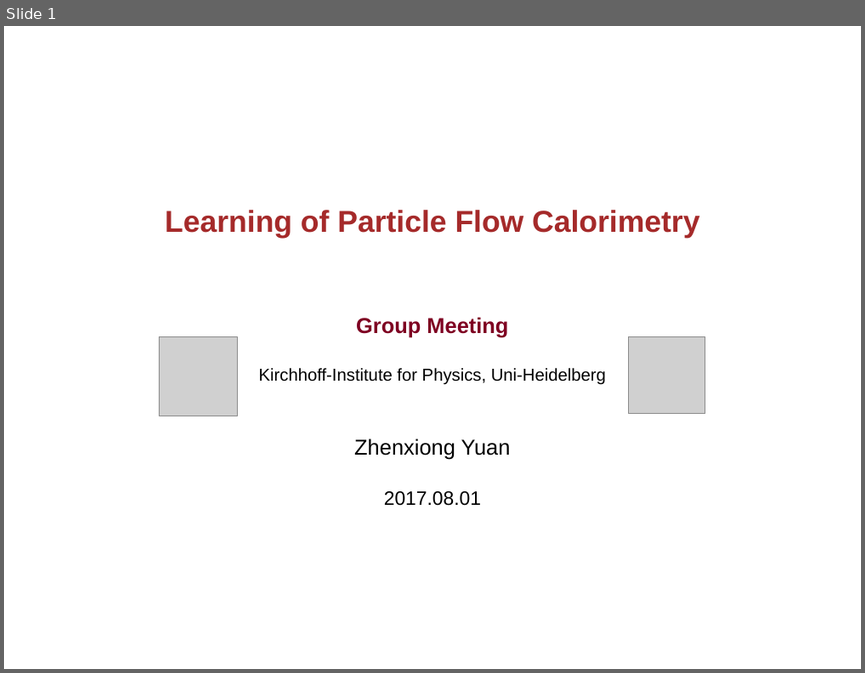
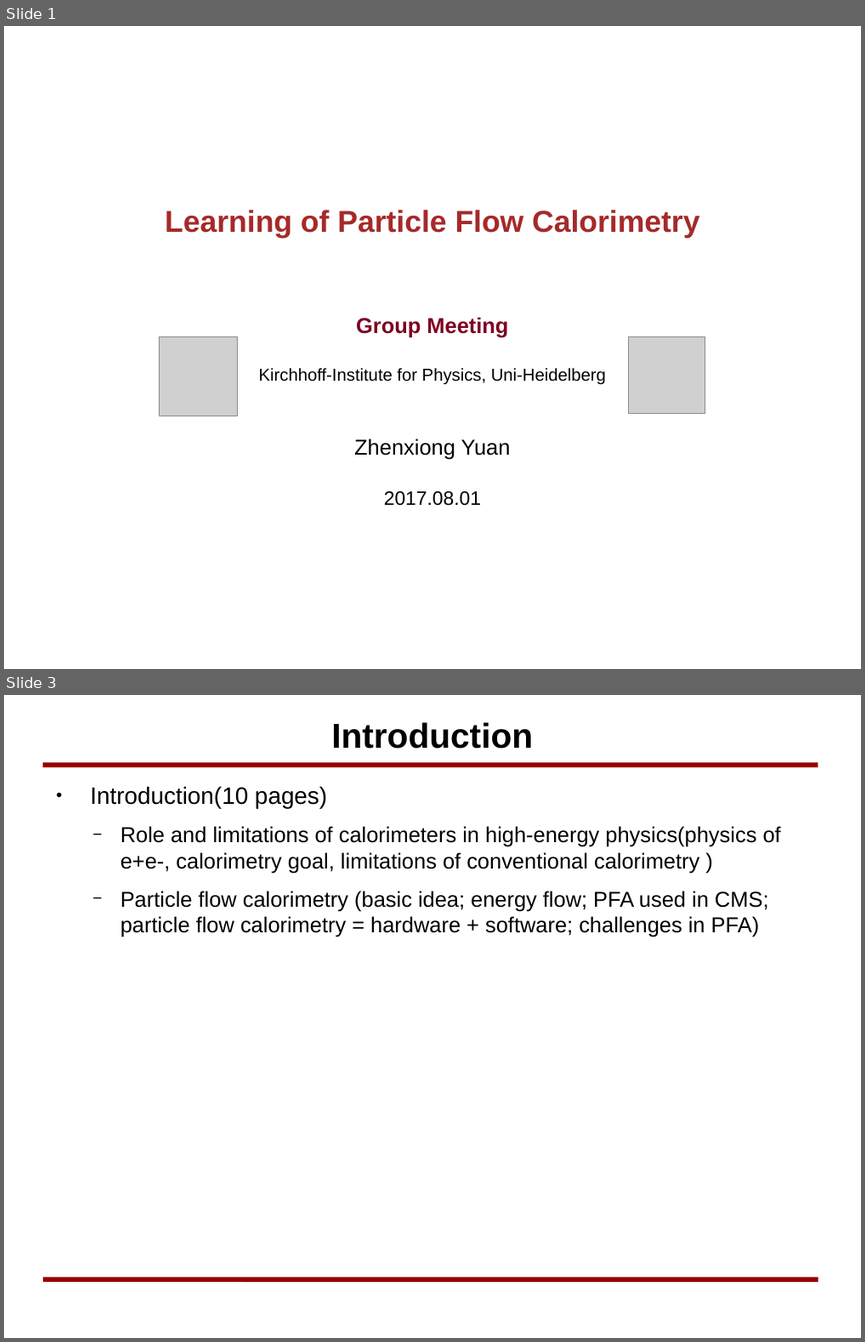
Before and after one commit to yuanzx10/Study, a slide deck: RadiationDetector/Notes/PFA.odp. Shown one above the other, each under a label of ours: slide 1 before the commit, slides 1 and 3 after it; the slides between them are not shown. The pictures are 865x673 and 865x1342 pixels, drawn with LibreOffice and Linux fonts; fonts in the diff are those of the drawing; grey boxes stand for pictures; background and template pictures are left out. Boxes give left, top, right and bottom in pixels: in the first picture for what was removed or moved away, otherwise in the second. Text is boxed around its words. In the diff, an @@ line names an element or a change of style, - is before the commit and + after.

```diff
--- a/RadiationDetector/Notes/PFA.odp
+++ b/RadiationDetector/Notes/PFA.odp
@@ slide 3 added at (4, 695, 861, 1338), background #FFFFFF @@
@@ title added at (331, 722, 533, 749), 32 pt, text #000000, bold @@
+Introduction
@@ line added from (43, 765) to (818, 765), #990000 4.51 pt @@
@@ text added at (90, 786, 781, 937), 20 pt, text #000000 @@
+● Introduction(10 pages)
+  − Role and limitations of calorimeters in high-energy physics(physics of e+e-, calorimetry goal, limitations of conventional calorimetry )
+  − Particle flow calorimetry (basic idea; energy flow; PFA used in CMS; particle flow calorimetry = hardware + software; challenges in PFA)
@@ line added from (43, 1279) to (818, 1279), #990000 4.51 pt @@
```
Also in this commit, not shown: 1 slide changed, 2 other slides added, 1 slide removed, 4 other files.
